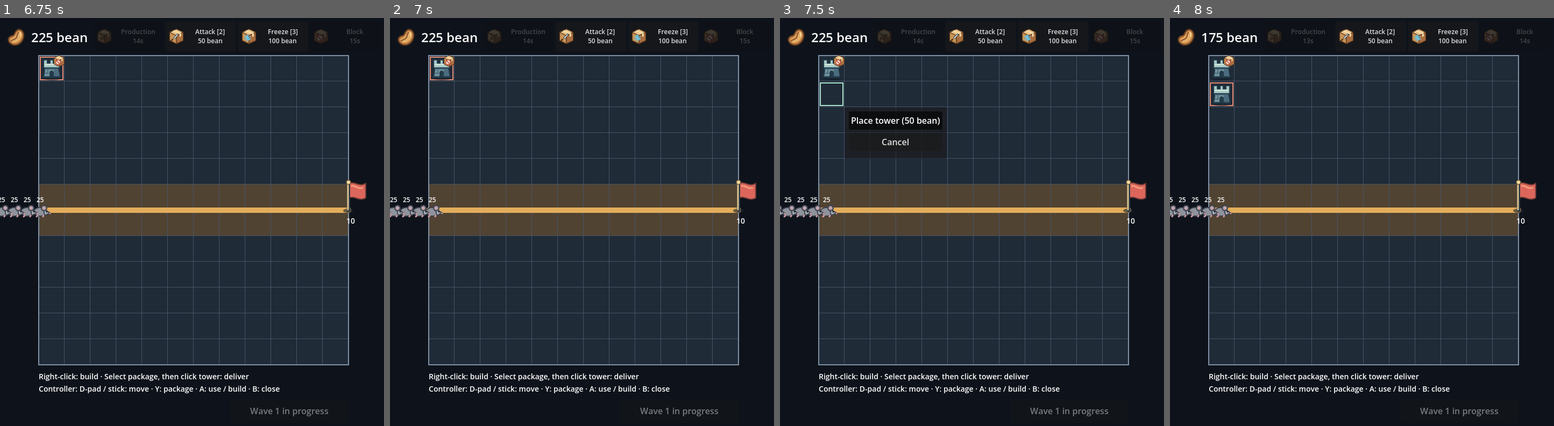
Above: before the commit, frames 1-4 (left to right).
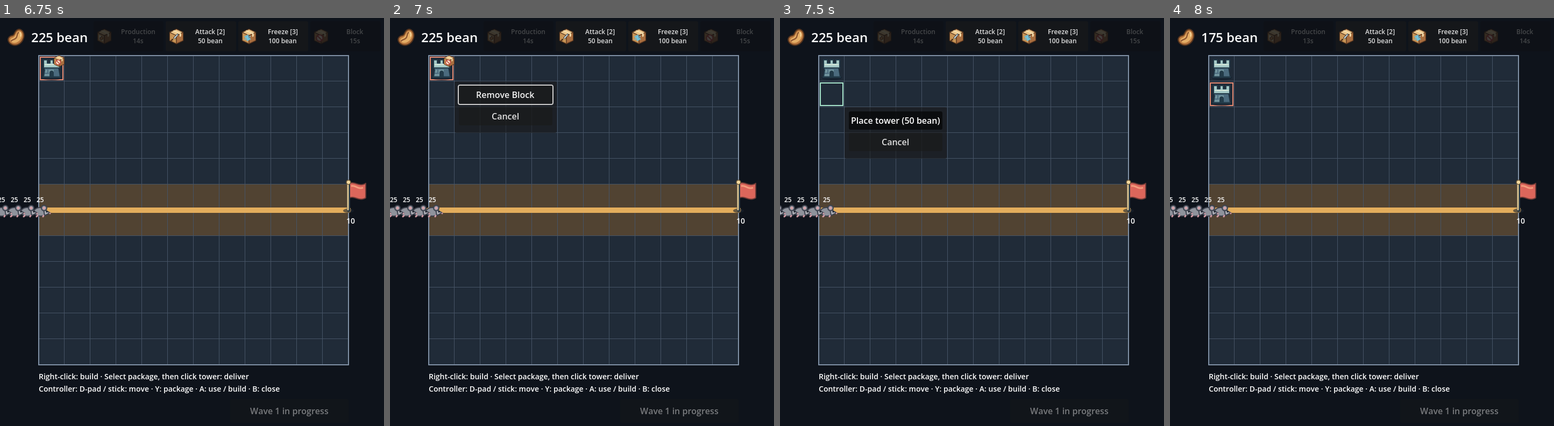
Above: after the commit, the same moments.

Repository: Charka123/GodotGame
Game: Godot game, scene res://scenes/main.tscn
The game is run twice, just before and just after one commit, with the same random seed, the same clock (stepped at 60 frames per second) and the same inputs.
Inputs (mouse positions are in pixels of both pictures, inside the frame that each line leads up to):
- Up to frame 1 (6.75 s): click "Start Wave [N / Start]" at 0.5 s; click "Production [1] 0 bean" at 1.25 s; click "Attack [2] 50 bean" at 2 s; click "Freeze [3] 100 bean" at 2.75 s; click "Block [4] 25 bean" at 3.5 s; tap Enter (ui_accept) at 4.25, 5.27, 5.3, 5.57, 6.6 s; move the mouse to (172, 303) at 4.27 s; hold Enter (ui_accept) 4.28-5.03 s; hold Up (ui_up) 4.28-5.78 s; click (172, 303) at 4.42 s; move the mouse to (311, 283) at 5.02 s; tap 1 at 5.1 s; click (311, 283) at 5.17 s; move the mouse to (76, 160) at 5.77 s; hold Enter (ui_accept) 5.78-6.53 s; hold Left (ui_left) from 5.78 s (still down); tap 4 at 5.85 s; click (76, 160) at 5.92 s; move the mouse to (211, 222) at 6.52 s; click (211, 222) at 6.67 s
- Up to frame 2 (7 s): keep holding Left (ui_left); tap Enter (ui_accept) at 6.77 s
- Up to frame 3 (7.5 s): tap Enter (ui_accept) at 7.07 s; move the mouse to (914, 120) at 7.27 s; release Left (ui_left) at 7.28 s; hold Down (ui_down) from 7.28 s (still down); hold Enter (ui_accept) from 7.28 s (still down); tap 1 at 7.35 s; click (914, 120) at 7.42 s
- Up to frame 4 (8 s): keep holding Down (ui_down); keep holding Enter (ui_accept)

Frame 1 is identical in both runs. In frame 2, 2.4% of the frame differs, in the area x 16-44%, y 15-29%; in frame 3, less than 0.1%; in frame 4, less than 0.1%.

Commit message:
Implemented wave 2, and added remove block feature

Diff:
--- a/scenes/tower_placement.tscn
+++ b/scenes/tower_placement.tscn
@@ -30,6 +30,12 @@
 layout_mode = 2
 text = "Place tower (50 bean)"
 
+[node name="RemoveBlock" type="Button" parent="PlacementMenu/Margin/Buttons"]
+visible = false
+custom_minimum_size = Vector2(140, 34)
+layout_mode = 2
+text = "Remove Block"
+
 [node name="Cancel" type="Button" parent="PlacementMenu/Margin/Buttons"]
 custom_minimum_size = Vector2(140, 34)
 layout_mode = 2
--- a/scripts/main.gd
+++ b/scripts/main.gd
@@ -8,5 +8,6 @@
 func _on_defeated() -> void:
 	$HUD/PackageSelector.clear_selection()
 	$HUD/WaveButton.disabled = true
+	$GridBoard/TowerPlacement._close_menu()
 	$HUD/LossOverlay.show()
 	get_tree().paused = true
--- a/scripts/tower.gd
+++ b/scripts/tower.gd
@@ -6,6 +6,11 @@
 func apply_block() -> void:
 	blocks_packages = true
 	$BlockMarker.show()
+
+
+func remove_block() -> void:
+	blocks_packages = false
+	$BlockMarker.hide()
 
 
 func show_production() -> void:
--- a/scripts/tower_placement.gd
+++ b/scripts/tower_placement.gd
@@ -17,11 +17,13 @@
 @onready var menu: PanelContainer = $PlacementMenu
 @onready var place_button: Button = $PlacementMenu/Margin/Buttons/PlaceTower
 @onready var cancel_button: Button = $PlacementMenu/Margin/Buttons/Cancel
+@onready var remove_button: Button = $PlacementMenu/Margin/Buttons/RemoveBlock
 
 
 func _ready() -> void:
 	_setup_controller_bindings()
 	place_button.pressed.connect(_place_tower)
+	remove_button.pressed.connect(_remove_block)
 	cancel_button.pressed.connect(_close_menu)
 	place_button.focus_neighbor_top = place_button.get_path_to(cancel_button)
 	place_button.focus_neighbor_bottom = place_button.get_path_to(cancel_button)
@@ -34,7 +36,7 @@
 
 func _update_affordability(amount: int) -> void:
 	place_button.disabled = amount < TOWER_COST
-	if menu.visible and place_button.disabled:
+	if menu.visible and place_button.visible and place_button.disabled:
 		cancel_button.grab_focus()
 
 
@@ -120,7 +122,11 @@
 	elif event.is_action_pressed("ui_accept"):
 		cursor_visible = true
 		if occupied_cells.has(selected_cell):
-			tower_selected.emit(selected_cell)
+			var selector = get_node_or_null("../../HUD/PackageSelector")
+			if selector == null or selector.selected_package == &"":
+				_open_menu(selected_cell)
+			else:
+				tower_selected.emit(selected_cell)
 		else:
 			_open_menu(selected_cell)
 		queue_redraw()
@@ -144,22 +150,39 @@
 
 
 func _open_menu(cell: Vector2i) -> void:
-	if not _can_place(cell):
-		return
+	var tower = occupied_cells.get(cell)
+	var can_remove: bool = tower != null and tower.blocks_packages
+	if not _can_place(cell) and not can_remove:
+		return
+	place_button.visible = not can_remove
+	remove_button.visible = can_remove
+	var action_button: Button = remove_button if can_remove else place_button
+	action_button.focus_neighbor_top = action_button.get_path_to(cancel_button)
+	action_button.focus_neighbor_bottom = action_button.get_path_to(cancel_button)
+	cancel_button.focus_neighbor_top = cancel_button.get_path_to(action_button)
+	cancel_button.focus_neighbor_bottom = cancel_button.get_path_to(action_button)
 	menu_cell = cell
 	var cell_corner := Vector2(cell + Vector2i.ONE) * BoardLayout.CELL_SIZE
 	menu.position = cell_corner.clamp(Vector2.ZERO, BoardLayout.BOARD_SIZE - menu.size)
 	menu.show()
-	if place_button.disabled:
+	if action_button.disabled:
 		cancel_button.grab_focus()
 	else:
-		place_button.grab_focus()
+		action_button.grab_focus()
 
 
 func _close_menu() -> void:
 	place_button.release_focus()
+	remove_button.release_focus()
 	cancel_button.release_focus()
 	menu.hide()
+
+
+func _remove_block() -> void:
+	var tower = occupied_cells.get(menu_cell)
+	if tower != null and tower.blocks_packages:
+		tower.remove_block()
+	_close_menu()
 
 
 func _place_tower() -> void:
--- a/scripts/wave_controller.gd
+++ b/scripts/wave_controller.gd
@@ -1,10 +1,10 @@
 extends Node
-## Only wave one is defined. Future waves can reuse the button and rat scene.
+## Each defined wave waits for a separate player request.
 
 signal active_changed(in_progress: bool)
 
 const RAT = preload("res://scenes/rat.tscn")
-const MOB_COUNT := 5
+const WAVE_COUNTS := [5, 7]
 const SPAWN_INTERVAL := 1.5
 const SPAWN_POSITION := Vector2(-96, 288)
 
@@ -13,6 +13,8 @@
 var elapsed := 0.0
 var spawned := 0
 var remaining := 0
+var wave_number := 0
+var mob_count := 0
 
 @onready var mobs: Node2D = $"../GridBoard/Mobs"
 @onready var flag = $"../GridBoard/GoalFlag"
@@ -24,13 +26,18 @@
 
 
 func start_wave() -> void:
-	if active or completed or flag.is_defeated:
+	if active or wave_number >= WAVE_COUNTS.size() or flag.is_defeated:
 		return
+	mob_count = WAVE_COUNTS[wave_number]
+	wave_number += 1
+	completed = false
+	elapsed = 0.0
+	spawned = 0
 	active = true
 	active_changed.emit(true)
-	remaining = MOB_COUNT
+	remaining = mob_count
 	button.disabled = true
-	button.text = "Wave 1 in progress"
+	button.text = "Wave %d in progress" % wave_number
 	_spawn_rat(0.0)
 
 
@@ -42,7 +49,7 @@
 		mob.advance(delta)
 		if flag.is_defeated:
 			return
-	while spawned < MOB_COUNT and elapsed >= spawned * SPAWN_INTERVAL:
+	while spawned < mob_count and elapsed >= spawned * SPAWN_INTERVAL and not flag.is_defeated:
 		_spawn_rat(elapsed - spawned * SPAWN_INTERVAL)
 
 
@@ -63,8 +70,14 @@
 		active = false
 		active_changed.emit(false)
 		completed = true
-		button.text = "Wave 1 complete"
-		button.tooltip_text = "No further waves defined yet."
+		if wave_number < WAVE_COUNTS.size() and not flag.is_defeated:
+			button.disabled = false
+			button.text = "Start Wave %d [N / Start]" % (wave_number + 1)
+			button.tooltip_text = "Start wave %d: %d rats. N / controller Start." % [wave_number + 1, WAVE_COUNTS[wave_number]]
+		else:
+			button.disabled = true
+			button.text = "Wave %d complete" % wave_number
+			button.tooltip_text = "No further waves defined yet."
 
 
 func apply_attack(column: int) -> void:
--- /dev/null
+++ b/tests/remove_block_test.gd
@@ -0,0 +1,55 @@
+extends SceneTree
+
+
+func _initialize() -> void:
+	call_deferred("_run")
+
+
+func _run() -> void:
+	var main = load("res://scenes/main.tscn").instantiate()
+	root.add_child(main)
+	await process_frame
+	var board = main.get_node("GridBoard/TowerPlacement")
+	var selector = main.get_node("HUD/PackageSelector")
+	var wave = main.get_node("WaveController")
+	var delivery = main.get_node("PackageDelivery")
+	var economy = root.get_node("Economy")
+	for column in [0, 1, 2]:
+		board.menu_cell = Vector2i(column, 0)
+		board._place_tower()
+	var tower = board.occupied_cells[Vector2i(1, 0)]
+	tower.apply_block()
+	board.selected_cell = Vector2i(1, 0)
+	var accept := InputEventJoypadButton.new()
+	accept.button_index = JOY_BUTTON_A
+	accept.pressed = true
+	board._unhandled_input(accept)
+	assert(board.menu.visible and board.remove_button.has_focus())
+	assert(not board.place_button.visible)
+	board.remove_button.pressed.emit()
+	assert(not tower.blocks_packages and not tower.get_node("BlockMarker").visible)
+	assert(not board.menu.visible and economy.beans == 50)
+	assert(not wave.active, "Removal works between waves")
+	board._open_menu(Vector2i.ZERO)
+	assert(not board.menu.visible, "Unblocked towers have no removal menu")
+	wave.start_wave()
+	tower.apply_block()
+	var click := InputEventMouseButton.new()
+	click.button_index = MOUSE_BUTTON_RIGHT
+	click.pressed = true
+	click.position = Vector2(144, 96)
+	board._unhandled_input(click)
+	assert(board.menu.visible and board.remove_button.visible)
+	board.cancel_button.pressed.emit()
+	assert(tower.blocks_packages)
+	board._unhandled_input(click)
+	board.remove_button.pressed.emit()
+	assert(not tower.blocks_packages and not board.menu.visible)
+	assert(economy.beans == 50 and delivery.cooldowns[&"block"] == 0.0)
+	var results: Array[Vector2i] = []
+	delivery.package_resolved.connect(func(_package, cell): results.append(cell))
+	await delivery.deliver_package(&"production", Vector2i.ZERO)
+	assert(results.back() == Vector2i(2, 0), "Packages pass through the cleared tower")
+	assert(economy.beans == 150)
+	print("PASS: removal during/between waves, controller targeting, no costs, context menu and cancellation, restored passing")
+	quit()
--- /dev/null
+++ b/tests/wave_progression_test.gd
@@ -0,0 +1,43 @@
+extends SceneTree
+
+
+func _initialize() -> void:
+	call_deferred("_run")
+
+
+func _run() -> void:
+	var main = load("res://scenes/main.tscn").instantiate()
+	root.add_child(main)
+	await process_frame
+	var wave = main.get_node("WaveController")
+	var button = main.get_node("HUD/WaveButton")
+	var mobs = main.get_node("GridBoard/Mobs")
+	wave.set_process(false)
+	button.pressed.emit()
+	wave._process(6.0)
+	assert(wave.wave_number == 1 and wave.spawned == 5)
+	for mob in mobs.get_children():
+		mob.take_damage(25)
+	await process_frame
+	assert(not wave.active and not button.disabled)
+	wave._process(60.0)
+	assert(wave.wave_number == 1 and mobs.get_child_count() == 0)
+	assert(main.get_node("HUD/PackageSelector/Production").disabled)
+	button.pressed.emit()
+	assert(wave.wave_number == 2 and wave.active and button.disabled)
+	assert(wave.spawned == 1 and wave.remaining == 7 and wave.elapsed == 0.0)
+	wave.start_wave()
+	assert(wave.spawned == 1 and wave.wave_number == 2)
+	wave._process(9.0)
+	assert(mobs.get_child_count() == 7 and wave.spawned == 7)
+	for i in range(7):
+		var mob = mobs.get_child(i)
+		assert(mob.health == 25)
+		assert(is_equal_approx(mob.position.x, 48.0 - i * 24.0))
+		mob.take_damage(25)
+	await process_frame
+	assert(wave.completed and not wave.active and button.disabled)
+	wave.start_wave()
+	assert(wave.wave_number == 2 and mobs.get_child_count() == 0)
+	print("PASS: manual wave starts, five then seven rats, reset timing, same health/speed/spacing, no automatic or undefined waves")
+	quit()
Not shown, added: tests/remove_block_test.gd.uid
Not shown, added: tests/wave_progression_test.gd.uid
